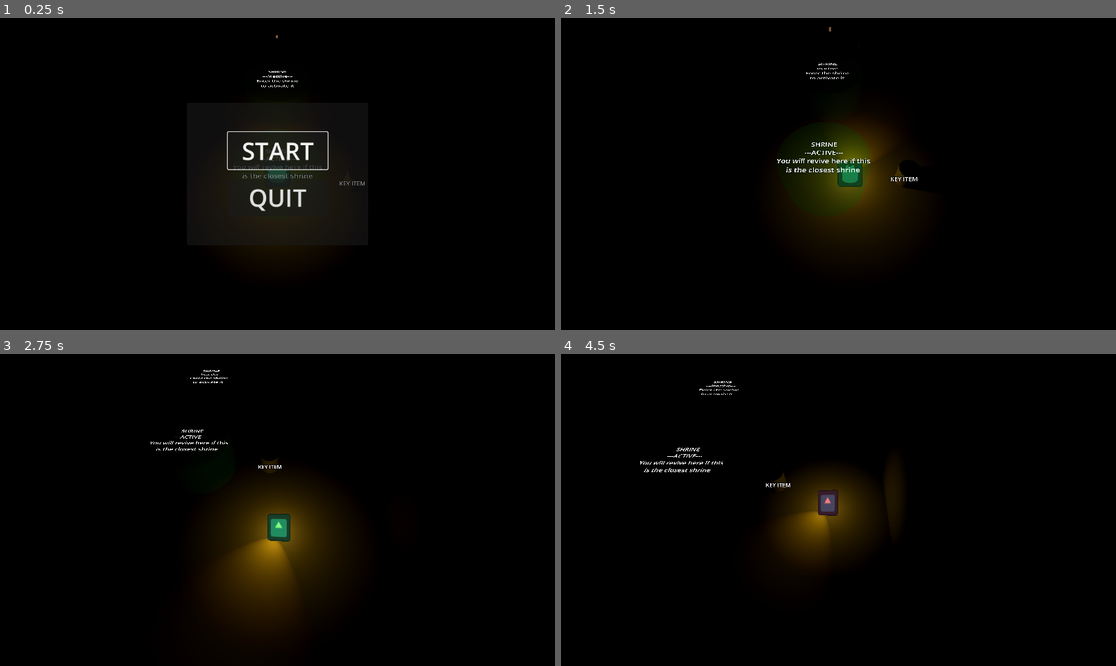
Above: before the commit, frames 1-4 (two rows, left to right).
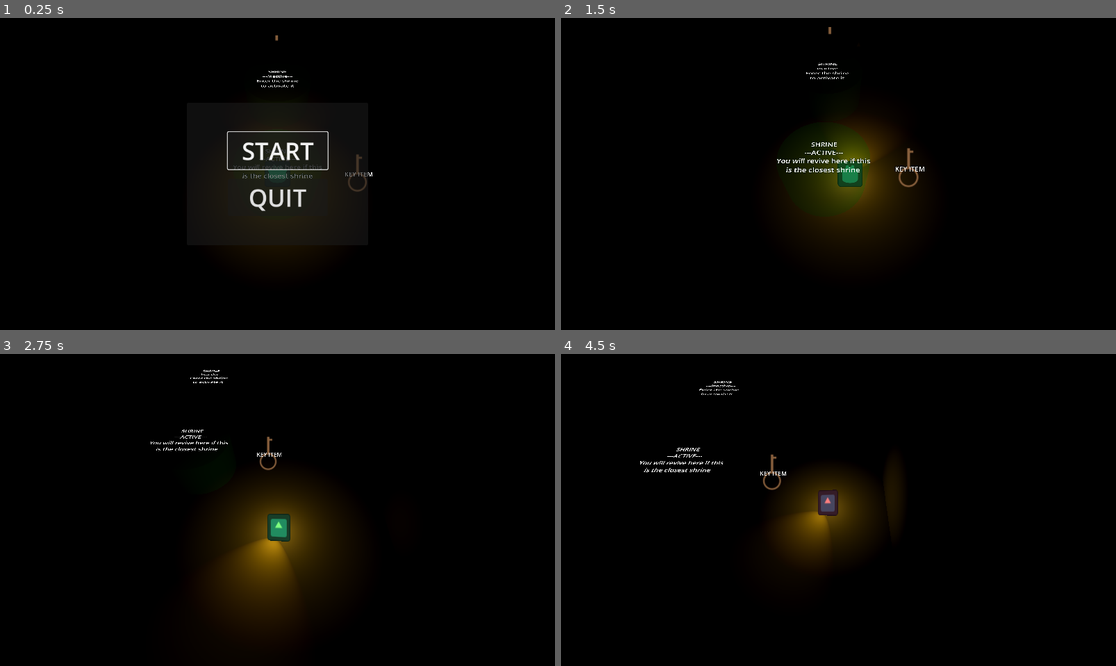
Above: after the commit, the same moments.

Repository: Rusty-Rat-Studios/dead-living-and-dying
Game: Godot game, scene res://game.tscn
Same seed, same stepped clock (60 frames per second), same inputs: the game is played once before the commit and once after it. The engine's default icon, where the game draws it, is replaced by a stand-in: a white triangle on a blue panel in a dark square.
Inputs (mouse positions are in pixels of both pictures, inside the frame that each line leads up to):
- Up to frame 1 (0.25 s): no input
- Up to frame 2 (1.5 s): click "START" at 0.5 s; tap Enter at 1.25 s; move the mouse to (960, 158) at 1.27 s; hold Right (ui_right) from 1.28 s (still down); tap E (interact) at 1.35 s
- Up to frame 3 (2.75 s): tap Keypad Enter (ui_accept) at 1.52, 2.27 s; move the mouse to (166, 525) at 2.02 s; release Right (ui_right) at 2.03 s; hold Down (ui_down) from 2.03 s (still down); click (166, 525) at 2.1 s
- Up to frame 4 (4.5 s): move the mouse to (894, 441) at 2.77 s; release Down (ui_down) at 2.78 s; hold Right (ui_right) 2.78-3.53 s; tap Tab at 2.85 s; move the mouse to (810, 572) at 3.52 s; hold Up (ui_up) 3.53-4.28 s; tap E (interact) at 3.6 s; tap Keypad Enter (ui_accept) at 3.77 s; move the mouse to (1005, 556) at 4.27 s; press the mouse at (1005, 556) at 4.28 s; hold Left (ui_left) from 4.28 s (still down)

The runs differ from the first frame. In frame 1, 0.1% of the frame differs, in the area x 49-68%, y 5-56%; in frame 2, 0.2%, in the area x 48-66%, y 2-55%; in frame 3, 0.2%; in frame 4, 0.2%.

Commit message:
Replace item meshes with sprites; add placeholders

Diff:
--- a/game.tscn
+++ b/game.tscn
@@ -13,7 +13,6 @@
 [ext_resource type="PackedScene" uid="uid://cexvn2mosncly" path="res://map/basic_room/wall_with_door.tscn" id="11_odxui"]
 [ext_resource type="PackedScene" uid="uid://bson3umirpot2" path="res://map/basic_room/wall_without_door.tscn" id="12_5tnol"]
 [ext_resource type="PackedScene" uid="uid://bwfkis8dga70e" path="res://items/key_item/key_item_world.tscn" id="12_tee81"]
-[ext_resource type="PackedScene" uid="uid://c75eretp0162f" path="res://items/item.tscn" id="13_7hjh7"]
 [ext_resource type="PackedScene" uid="uid://bcep1wbs2caas" path="res://possessable/possessable.tscn" id="13_66ase"]
 [ext_resource type="PackedScene" uid="uid://dic5onsop66y4" path="res://ui/game_menu.tscn" id="13_owhbc"]
 [ext_resource type="PackedScene" uid="uid://kqqw3rvpgis6" path="res://possessable/attack/wall_painting/wall_painting.tscn" id="14_4x2p3"]
@@ -75,17 +74,14 @@
 [node name="Shrine2" parent="WorldGrid/RoomBottom" instance=ExtResource("11_6msjq")]
 transform = Transform3D(1, 0, 0, 0, 1, 0, 0, 0, 1, 0, 1, -6)
 
-[node name="Item" parent="WorldGrid/RoomBottom" instance=ExtResource("13_7hjh7")]
-transform = Transform3D(1, 0, 0, 0, 1, 0, 0, 0, 1, -4, 0.5, -2)
-
 [node name="WallPainting" parent="WorldGrid/RoomBottom" instance=ExtResource("14_4x2p3")]
 transform = Transform3D(1, 0, 0, 0, 1, 0, 0, 0, 1, 2, 1.5, -9.85)
 
 [node name="WallPainting2" parent="WorldGrid/RoomBottom" instance=ExtResource("14_4x2p3")]
 transform = Transform3D(1, 0, 0, 0, 1, 0, 0, 0, 1, -2, 1.5, -9.85)
 
-[node name="KeyItem" parent="WorldGrid/RoomBottom" instance=ExtResource("12_tee81")]
-transform = Transform3D(1, 0, 0, 0, 1, 0, 0, 0, 1, 4, 0, 0)
+[node name="KeyItemWorld" parent="WorldGrid/RoomBottom" instance=ExtResource("12_tee81")]
+transform = Transform3D(1, 0, 0, 0, 1, 0, 0, 0, 1, 4, 1, 0)
 
 [node name="RoomCenter" type="Node3D" parent="WorldGrid"]
 transform = Transform3D(1, 0, 0, 0, 1, 0, 0, 0, 1, 0, 0, -20)
@@ -117,9 +113,6 @@
 [node name="Throwable" parent="WorldGrid/RoomCenter" instance=ExtResource("14_23qy6")]
 transform = Transform3D(1, 0, 0, 0, 1, 0, 0, 0, 1, -1, 0.25, 4)
 
-[node name="Item2" parent="WorldGrid/RoomCenter" instance=ExtResource("13_7hjh7")]
-transform = Transform3D(1, 0, 0, 0, 1, 0, 0, 0, 1, -3, 0.5, 4)
-
 [node name="CrucifixWorld" parent="WorldGrid/RoomCenter" instance=ExtResource("15_h8yld")]
 transform = Transform3D(1, 0, 0, 0, 1, 0, 0, 0, 1, 0, 1, 6)
 
--- a/items/crucifix/crucifix_world.tscn
+++ b/items/crucifix/crucifix_world.tscn
@@ -7,7 +7,5 @@
 [node name="CrucifixWorld" instance=ExtResource("1_20v5o")]
 inventory_resource = ExtResource("3_e25lq")
 
-[node name="Sprite3D" type="Sprite3D" parent="." index="1"]
-transform = Transform3D(0.4, 0, 0, 0, 0.4, 0, 0, 0, 0.4, 0, 0, 0)
-billboard = 1
+[node name="Sprite3D" parent="." index="1"]
 texture = ExtResource("3_lw6l4")
--- a/items/item_world.tscn
+++ b/items/item_world.tscn
@@ -1,7 +1,8 @@
-[gd_scene load_steps=4 format=3 uid="uid://bslonn3bn1m6s"]
+[gd_scene load_steps=5 format=3 uid="uid://bslonn3bn1m6s"]
 
 [ext_resource type="Script" path="res://items/item_world.gd" id="1_12ywg"]
 [ext_resource type="PackedScene" uid="uid://cnbim08e5mqrn" path="res://ui/interactable.tscn" id="2_nvmey"]
+[ext_resource type="Texture2D" uid="uid://diwxrno5px4g5" path="res://items/based.png" id="3_3gif5"]
 
 [sub_resource type="SphereShape3D" id="SphereShape3D_usb8p"]
 radius = 1.0
@@ -11,6 +12,10 @@
 
 [node name="Interactable" parent="." instance=ExtResource("2_nvmey")]
 
+[node name="Sprite3D" type="Sprite3D" parent="."]
+billboard = 1
+texture = ExtResource("3_3gif5")
+
 [node name="PlayerDetector" type="Area3D" parent="."]
 collision_layer = 0
 collision_mask = 2
--- a/items/key_item/key_item_world.tscn
+++ b/items/key_item/key_item_world.tscn
@@ -3,12 +3,11 @@
 [ext_resource type="PackedScene" uid="uid://bslonn3bn1m6s" path="res://items/item_world.tscn" id="1_sw4je"]
 [ext_resource type="Script" path="res://items/key_item/key_item_world.gd" id="2_knh6c"]
 [ext_resource type="PackedScene" uid="uid://cheip1i5rwy8k" path="res://items/key_item/key_item_inventory.tscn" id="3_7wb5m"]
-
-[sub_resource type="CylinderMesh" id="CylinderMesh_3r3bo"]
+[ext_resource type="Texture2D" uid="uid://c66hil17x108r" path="res://items/key_item/key.png" id="4_87jnh"]
 
 [node name="KeyItemWorld" instance=ExtResource("1_sw4je")]
 script = ExtResource("2_knh6c")
 inventory_resource = ExtResource("3_7wb5m")
 
-[node name="MeshInstance3D" type="MeshInstance3D" parent="." index="2"]
-mesh = SubResource("CylinderMesh_3r3bo")
+[node name="Sprite3D" parent="." index="1"]
+texture = ExtResource("4_87jnh")
Not shown: 1 places in game.tscn that only renumber resources
Binary file added: items/based.png
Not shown, added: items/based.png.import
Binary file changed: items/crucifix/crucifix.png
Binary file added: items/key_item/key.png
Not shown, added: items/key_item/key.png.import
